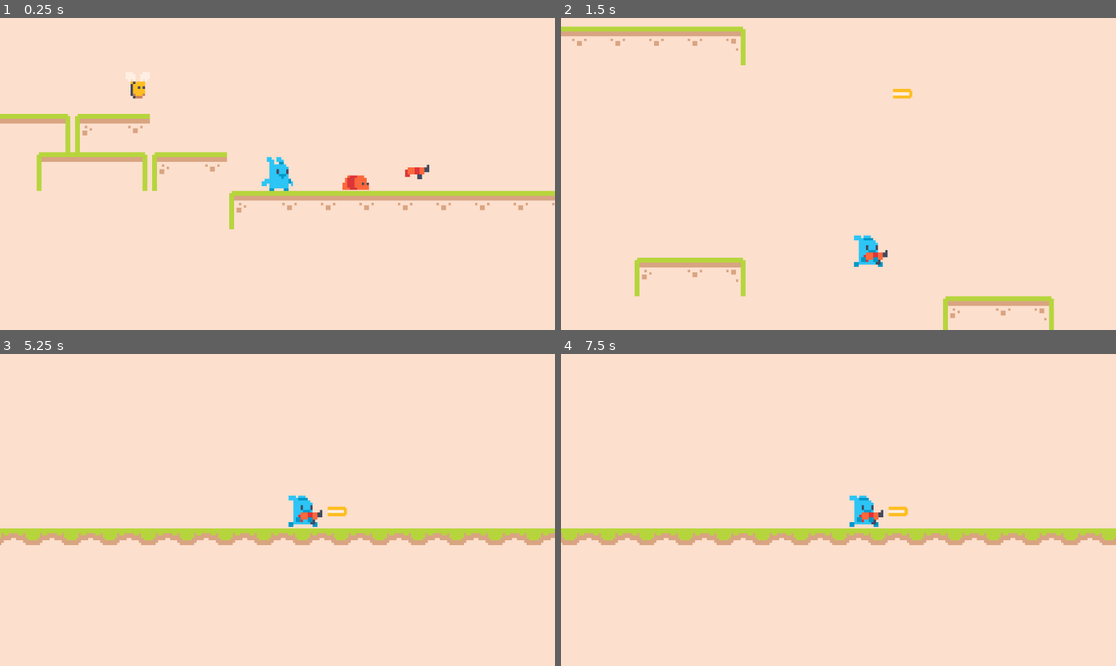
Above: before the commit, frames 1-4 (two rows, left to right).
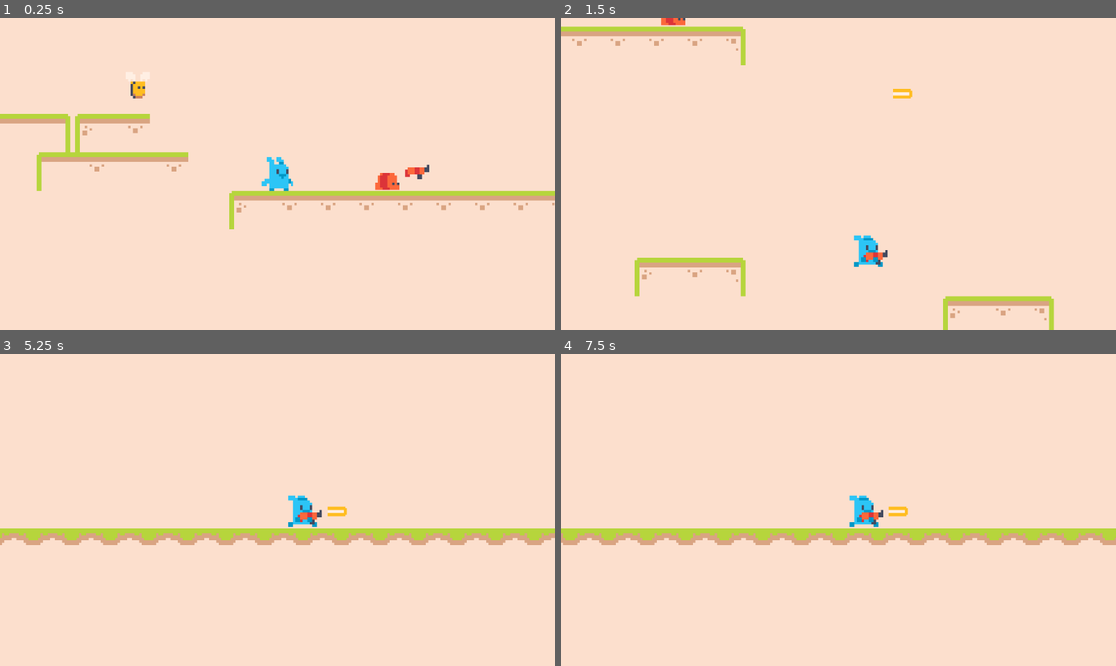
Above: after the commit, the same moments.

Repository: sarahyack/Bunny-Let-Loose
Game: Godot game, scene res://Scenes/game.tscn
Two runs of this game, one before a commit and one after it. Both use one fixed random seed, a clock stepped at 60 frames per second and the inputs below.
Inputs (mouse positions are in pixels of both pictures, inside the frame that each line leads up to):
- Up to frame 1 (0.25 s): no input
- Up to frame 2 (1.5 s): move the mouse to (960, 158) at 0.52 s; hold Right (right) from 0.53 s (still down); click (960, 158) at 0.6 s; tap Space (jump) at 0.77 s; move the mouse to (727, 189) at 1.27 s; click (727, 189) at 1.35 s
- Up to frame 3 (5.25 s): tap Space (jump) at 1.52, 3.02, 3.77, 4.52 s; move the mouse to (333, 441) at 2.02 s; release Right (right) at 2.03 s; hold Left (left) 2.03-2.78 s; click (333, 441) at 2.1 s; move the mouse to (249, 572) at 2.77 s; hold Right (right) 2.78-4.28 s; click (249, 572) at 2.85 s; move the mouse to (444, 556) at 3.52 s; click (444, 556) at 3.6 s; move the mouse to (111, 463) at 4.27 s; hold Left (left) 4.28-5.03 s; click (111, 463) at 4.35 s; move the mouse to (305, 510) at 5.02 s; hold Right (right) from 5.03 s (still down); click (305, 510) at 5.1 s
- Up to frame 4 (7.5 s): move the mouse to (755, 432) at 5.77 s; release Right (right) at 5.78 s; hold Left (left) 5.78-7.28 s; click (755, 432) at 5.85 s; tap Space (jump) at 6.02, 6.77 s; move the mouse to (960, 494) at 6.52 s; click (960, 494) at 6.6 s; move the mouse to (727, 525) at 7.27 s; hold Right (right) from 7.28 s (still down); click (727, 525) at 7.35 s

The runs differ from the first frame. In frame 1, 0.9% of the frame differs, in the area x 16-72%, y 42-56%; in frame 2, 0.1%; in frame 3, 0.3%; in frame 4, 0.2%.

Commit message:
Finished Worm Enemy Movement
Also fixed issue where I hadn't set up the delay for the flicker effect for both the enemies and the player.

Diff:
--- a/Scenes/bee.gd
+++ b/Scenes/bee.gd
@@ -23,7 +23,7 @@
 	area.queue_free()
 	var tween = create_tween()
 	tween.tween_property($Sprite2D, "material:shader_parameter/amount", 1.0, 0.0)
-	tween.tween_property($Sprite2D, "material:shader_parameter/amount", 0.0, 0.2)
+	tween.tween_property($Sprite2D, "material:shader_parameter/amount", 0.0, 0.1).set_delay(0.2)
 
 func _on_body_entered(body):
 	if body.is_in_group("player"):
--- a/Scenes/level.tscn
+++ b/Scenes/level.tscn
@@ -10,42 +10,53 @@
 [sub_resource type="TileSetAtlasSource" id="TileSetAtlasSource_tpmnq"]
 texture = ExtResource("1_bwwbm")
 3:0/0 = 0
-3:0/0/physics_layer_0/polygon_0/points = PackedVector2Array(-8, -8, 8, -8, 8, -5.625, -4.75, -5.625, -4.75, 8, -8, 8)
+3:0/0/physics_layer_0/polygon_0/points = PackedVector2Array(-8, -8, 8, -8, 8, 8, -8, 8)
 4:0/0 = 0
-4:0/0/physics_layer_0/polygon_0/points = PackedVector2Array(-8, -8, 8, -8, 8, -5.625, -8, -5.5)
+4:0/0/physics_layer_0/polygon_0/points = PackedVector2Array(-8, -8, 8, -8, 8, 8, -8, 8)
 5:0/0 = 0
-5:0/0/physics_layer_0/polygon_0/points = PackedVector2Array(-8, -8, 8, -8, 8, 8, 4.875, 8, 5, -5.5, -8, -5.5)
+5:0/0/physics_layer_0/polygon_0/points = PackedVector2Array(-8, -8, 8, -8, 8, 8, -8, 8)
 6:0/0 = 0
-6:0/0/physics_layer_0/polygon_0/points = PackedVector2Array(-8, -8, 8, -8, 8, -5.625, -4.75, -5.625, -4.75, 8, -8, 8)
+6:0/0/physics_layer_0/polygon_0/points = PackedVector2Array(-8, -8, 8, -8, 8, 8, -8, 8)
 7:0/0 = 0
-7:0/0/physics_layer_0/polygon_0/points = PackedVector2Array(-8, -8, 8, -8, 8, -5.625, -8, -5.5)
+7:0/0/physics_layer_0/polygon_0/points = PackedVector2Array(-8, -8, 8, -8, 8, 8, -8, 8)
 8:0/0 = 0
-8:0/0/physics_layer_0/polygon_0/points = PackedVector2Array(-8, -8, 8, -8, 8, 8, 4.875, 8, 5, -5.5, -8, -5.5)
+8:0/0/physics_layer_0/polygon_0/points = PackedVector2Array(-8, -8, 8, -8, 8, 8, -8, 8)
 9:0/0 = 0
-9:0/0/physics_layer_0/polygon_0/points = PackedVector2Array(-8, -8, 8, -8, 8, 8, 4.875, 8, 5, -5.5, -4.875, -5.625, -5, 8, -8, 8, -8, -5.5)
+9:0/0/physics_layer_0/polygon_0/points = PackedVector2Array(-8, -8, 8, -8, 8, 8, -8, 8)
 3:1/0 = 0
+3:1/0/physics_layer_0/polygon_0/points = PackedVector2Array(-8, -8, 8, -8, 8, 8, -8, 8)
 4:1/0 = 0
+4:1/0/physics_layer_0/polygon_0/points = PackedVector2Array(-8, -8, 8, -8, 8, 8, -8, 8)
 5:1/0 = 0
+5:1/0/physics_layer_0/polygon_0/points = PackedVector2Array(-8, -8, 8, -8, 8, 8, -8, 8)
 6:1/0 = 0
+6:1/0/physics_layer_0/polygon_0/points = PackedVector2Array(-8, -8, 8, -8, 8, 8, -8, 8)
 7:1/0 = 0
+7:1/0/physics_layer_0/polygon_0/points = PackedVector2Array(-8, -8, 8, -8, 8, 8, -8, 8)
 8:1/0 = 0
+8:1/0/physics_layer_0/polygon_0/points = PackedVector2Array(-8, -8, 8, -8, 8, 8, -8, 8)
 9:1/0 = 0
-9:1/0/physics_layer_0/polygon_0/points = PackedVector2Array(-8, -8, 8, -8, 8, 8, 4.875, 8, 5, -5.5, -4.875, -5.625, -5, 8, -8, 8, -8, -5.5)
+9:1/0/physics_layer_0/polygon_0/points = PackedVector2Array(-8, -8, 8, -8, 8, 8, -8, 8)
 0:2/0 = 0
-0:2/0/physics_layer_0/polygon_0/points = PackedVector2Array(-8, -8, 8, -8, 8, -5.625, -8, -5.5)
+0:2/0/physics_layer_0/polygon_0/points = PackedVector2Array(-8, -8, 8, -8, 8, 8, -8, 8)
 1:2/0 = 0
-1:2/0/physics_layer_0/polygon_0/points = PackedVector2Array(-8, -8, 8, -8, 8, -5.625, -8, -5.5)
+1:2/0/physics_layer_0/polygon_0/points = PackedVector2Array(-8, -8, 8, -8, 8, 8, -8, 8)
 2:2/0 = 0
-2:2/0/physics_layer_0/polygon_0/points = PackedVector2Array(-8, -8, 8, -8, 8, -5.625, -8, -5.5)
+2:2/0/physics_layer_0/polygon_0/points = PackedVector2Array(-8, -8, 8, -8, 8, 8, -8, 8)
 3:2/0 = 0
+3:2/0/physics_layer_0/polygon_0/points = PackedVector2Array(-8, -8, 8, -8, 8, 8, -8, 8)
 4:2/0 = 0
+4:2/0/physics_layer_0/polygon_0/points = PackedVector2Array(-8, -8, 8, -8, 8, 8, -8, 8)
 5:2/0 = 0
+5:2/0/physics_layer_0/polygon_0/points = PackedVector2Array(-8, -8, 8, -8, 8, 8, -8, 8)
 6:2/0 = 0
+6:2/0/physics_layer_0/polygon_0/points = PackedVector2Array(-8, -8, 8, -8, 8, 8, -8, 8)
 7:2/0 = 0
-7:2/0/physics_layer_0/polygon_0/points = PackedVector2Array(-8, -8, 8, -8, 8, -5.625, -4.75, -5.625, -4.75, 8, -8, 8)
+7:2/0/physics_layer_0/polygon_0/points = PackedVector2Array(-8, -8, 8, -8, 8, 8, -8, 8)
 8:2/0 = 0
-8:2/0/physics_layer_0/polygon_0/points = PackedVector2Array(-8, -8, 8, -8, 8, 8, 4.875, 8, 5, -5.5, -8, -5.5)
+8:2/0/physics_layer_0/polygon_0/points = PackedVector2Array(-8, -8, 8, -8, 8, 8, -8, 8)
 9:2/0 = 0
+9:2/0/physics_layer_0/polygon_0/points = PackedVector2Array(-8, -8, 8, -8, 8, 8, -8, 8)
 
 [sub_resource type="TileSet" id="TileSet_sr6ah"]
 physics_layer_0/collision_layer = 1
@@ -56,7 +67,7 @@
 
 [node name="Terrain" type="TileMapLayer" parent="."]
 use_parent_material = true
-tile_map_data = PackedByteArray("AAAJAAcAAAAGAAAAAAAKAAcAAAA …(1400 unchanged characters)… 7AB0AAAACAAIAAAANAAkAAAADAAAAAAAOAAkAAAAEAAAAAAAPAAkAAAAFAAAAAAAQAAkAAAAGAAAAAAARAAkAAAAHAAAAAAALAAgAAAADAAAAAAAMAAgAAAAE …(538 unchanged characters)…
+tile_map_data = PackedByteArray("AAAJAAcAAAAGAAAAAAAKAAcAAAA …(1400 unchanged characters)… 7AB0AAAACAAIAAAANAAkAAAADAAAAAAAOAAkAAAAHAAAAAAAPAAkAAAAEAAAAAAAQAAkAAAAHAAAAAAALAAgAAAADAAAAAAAMAAgAAAAE …(538 unchanged characters)…
 tile_set = SubResource("TileSet_sr6ah")
 
 [node name="Player" parent="." instance=ExtResource("2_xbdym")]
--- a/Scenes/player.gd
+++ b/Scenes/player.gd
@@ -67,7 +67,7 @@
 			health -= amount
 		var tween = create_tween()
 		tween.tween_property($Sprites, "material:shader_parameter/amount", 1.0, 0.0)
-		tween.tween_property($Sprites, "material:shader_parameter/amount", 0.0, 0.2)
+		tween.tween_property($Sprites, "material:shader_parameter/amount", 0.0, 0.1).set_delay(0.2)
 		can_be_hurt = false
 		# print(health)
 		$Timers/HurtTimer.start()
--- a/Scenes/worm.gd
+++ b/Scenes/worm.gd
@@ -1,12 +1,17 @@
 extends Area2D
 
+@export var speed := 50
 @export var health := 2
 @export var attack_strength := 1
 
+var direction_x := 1
+
 # Main Functions
 
-func _process(_delta):
+func _process(delta):
 	check_death()
+
+	position.x += direction_x * speed * delta
 
 # Movement Functions
 
@@ -16,6 +21,15 @@
 	if health <= 0:
 		queue_free()
 
+func trigger_flip():
+	direction_x *= -1
+	update_flip()
+
+func update_flip():
+	if direction_x == -1:
+		$Sprites.flip_h = true
+	else:
+		$Sprites.flip_h = false
 
 # Signal Functions
 
@@ -23,12 +37,18 @@
 	health -= 1
 	area.queue_free()
 	var tween = create_tween()
-	tween.tween_property($Sprite2D, "material:shader_parameter/amount", 1.0, 0.0)
-	tween.tween_property($Sprite2D, "material:shader_parameter/amount", 0.0, 0.2)
+	tween.tween_property($Sprites, "material:shader_parameter/amount", 1.0, 0.0)
+	tween.tween_property($Sprites, "material:shader_parameter/amount", 0.0, 0.1).set_delay(0.2)
 
 func _on_body_entered(body):
 	if body.is_in_group("player"):
 		body.damage(attack_strength)
 
+func _on_border_area_body_entered(_body):
+	trigger_flip()
+
+func _on_cliff_detect_body_exited(_body):
+	trigger_flip()
+
 
 # Timeout Functions
--- a/Scenes/worm.tscn
+++ b/Scenes/worm.tscn
@@ -1,28 +1,76 @@
-[gd_scene load_steps=6 format=3 uid="uid://dk6jgje1qb0t1"]
+[gd_scene load_steps=11 format=3 uid="uid://dk6jgje1qb0t1"]
 
 [ext_resource type="Texture2D" uid="uid://dnoj0v8s12y6n" path="res://Assets/graphics/Enemies/worm/1.png" id="1_ry270"]
 [ext_resource type="Shader" path="res://Scenes/flicker.gdshader" id="1_sepxc"]
 [ext_resource type="Script" path="res://Scenes/worm.gd" id="1_ywlaa"]
+[ext_resource type="Texture2D" uid="uid://mtprgrjlr51q" path="res://Assets/graphics/Enemies/worm/0.png" id="4_nlbkw"]
 
-[sub_resource type="ShaderMaterial" id="ShaderMaterial_ii62d"]
+[sub_resource type="ShaderMaterial" id="ShaderMaterial_5h77b"]
 shader = ExtResource("1_sepxc")
-shader_parameter/color = Color(0.98582, 0.955267, 0.924289, 1)
+shader_parameter/color = Color(1, 1, 1, 1)
 shader_parameter/amount = 0.0
+
+[sub_resource type="SpriteFrames" id="SpriteFrames_fy2j5"]
+animations = [{
+"frames": [{
+"duration": 1.0,
+"texture": ExtResource("4_nlbkw")
+}, {
+"duration": 1.0,
+"texture": ExtResource("1_ry270")
+}],
+"loop": true,
+"name": &"default",
+"speed": 3.0
+}]
 
 [sub_resource type="RectangleShape2D" id="RectangleShape2D_ofmmt"]
 size = Vector2(12, 8)
+
+[sub_resource type="RectangleShape2D" id="RectangleShape2D_c1cwu"]
+size = Vector2(14, 2)
+
+[sub_resource type="RectangleShape2D" id="RectangleShape2D_pcbjj"]
+size = Vector2(2, 2)
+
+[sub_resource type="RectangleShape2D" id="RectangleShape2D_30tnx"]
+size = Vector2(2, 2)
 
 [node name="Worm" type="Area2D"]
 collision_layer = 4
 collision_mask = 19
 script = ExtResource("1_ywlaa")
 
-[node name="Sprite2D" type="Sprite2D" parent="."]
-material = SubResource("ShaderMaterial_ii62d")
-texture = ExtResource("1_ry270")
+[node name="Sprites" type="AnimatedSprite2D" parent="."]
+material = SubResource("ShaderMaterial_5h77b")
+sprite_frames = SubResource("SpriteFrames_fy2j5")
+autoplay = "default"
 
 [node name="CollisionShape2D" type="CollisionShape2D" parent="."]
 shape = SubResource("RectangleShape2D_ofmmt")
 
+[node name="BorderArea" type="Area2D" parent="."]
+collision_layer = 4
+
+[node name="CollisionShape2D" type="CollisionShape2D" parent="BorderArea"]
+shape = SubResource("RectangleShape2D_c1cwu")
+
+[node name="LeftCliffDetect" type="Area2D" parent="."]
+collision_layer = 4
+
+[node name="LeftDetect" type="CollisionShape2D" parent="LeftCliffDetect"]
+position = Vector2(-8, 5)
+shape = SubResource("RectangleShape2D_pcbjj")
+
+[node name="RightCliffDetect" type="Area2D" parent="."]
+collision_layer = 4
+
+[node name="RightDetect" type="CollisionShape2D" parent="RightCliffDetect"]
+position = Vector2(8, 5)
+shape = SubResource("RectangleShape2D_30tnx")
+
 [connection signal="area_entered" from="." to="." method="_on_area_entered"]
 [connection signal="body_entered" from="." to="." method="_on_body_entered"]
+[connection signal="body_entered" from="BorderArea" to="." method="_on_border_area_body_entered"]
+[connection signal="body_exited" from="LeftCliffDetect" to="." method="_on_cliff_detect_body_exited"]
+[connection signal="body_exited" from="RightCliffDetect" to="." method="_on_cliff_detect_body_exited"]
